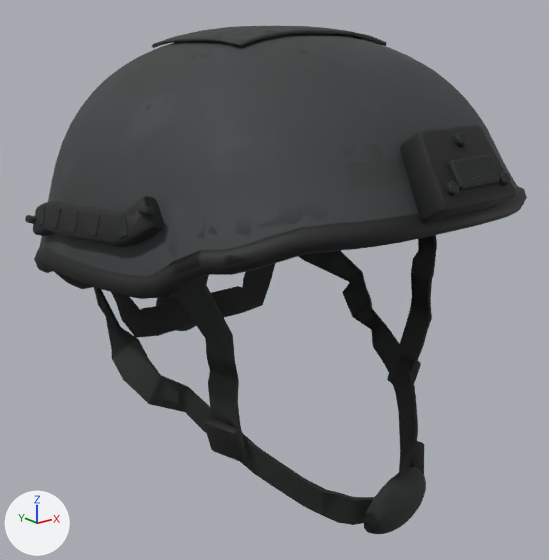
Before and after pictures for a commit that changed the glTF model raid/assets/gear/t3/gear_helmet_t3.gltf.
The view is the same before and after, from a 50 mm camera at (-0.248, -0.362, 1.569) aimed at (-0.003, -0.055, 1.446). Lighting does not change. The marker at lower left points along +X, +Y and +Z. The older version comes first. Vertices at exactly the same position are counted once.

In view in the first picture: 'WardenHelm', 'WardenHelm_LOD1'.
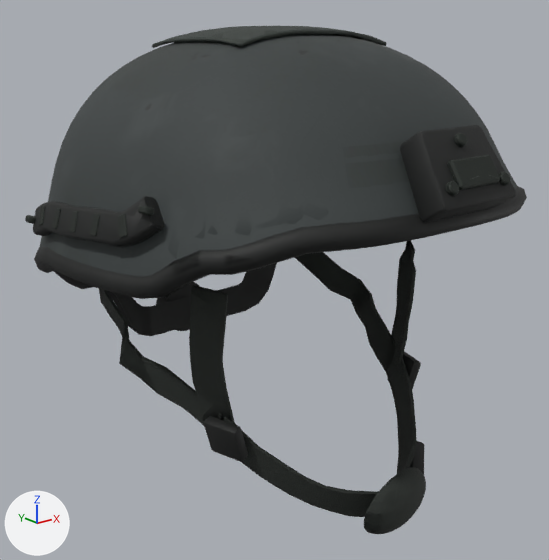
The change, as JSON lines over the scene's bpy script:
```json
{"block": "me_wardenhelm", "where": "me_wardenhelm.from_pydata(...)  # 5580 vertices, 11012 faces; spans x -0.117..0.117, y -0.183..0.077, z 1.339..1.576"}
{"block": "me_wardenhelm", "where": "# used by ob_wardenhelm; location = (0.0, 0.0, 0.0)"}
{"block": "me_wardenhelm", "change": "me_wardenhelm part 1: 343 of 5580 vertices moved; they spanned x -0.089..0.088, y -0.144..0.041, z 1.341..1.492 and now span x -0.084..0.084, y -0.144..0.04, z 1.344..1.465; mean shift (0.0, 0.003, -0.002); largest move (0.075, -0.095, 1.485) -> (0.061, -0.095, 1.454)"}
{"block": "me_wardenhelm_lod1", "where": "me_wardenhelm_lod1.from_pydata(...)  # 2276 vertices, 4404 faces; spans x -0.117..0.117, y -0.183..0.077, z 1.339..1.576"}
{"block": "me_wardenhelm_lod1", "where": "# used by ob_wardenhelm_lod1; location = (0.0, 0.0, 0.0)"}
{"block": "me_wardenhelm_lod1", "change": "me_wardenhelm_lod1 part 2: the loose piece of 67 vertices spanning x -0.066..0.067, y 0.019..0.041, z 1.393..1.447 is rebuilt with 61 vertices and now spans x -0.064..0.064, y 0.019..0.04, z 1.394..1.438"}
{"block": "me_wardenhelm_lod1", "change": "me_wardenhelm_lod1 part 3: the loose piece of 42 vertices spanning x 0.059..0.088, y -0.097..0.025, z 1.38..1.455 is rebuilt with 33 vertices and now spans x 0.06..0.084, y -0.09..0.02, z 1.384..1.45"}
{"block": "me_wardenhelm_lod1", "change": "me_wardenhelm_lod1 part 4: the loose piece of 41 vertices spanning x -0.089..-0.06, y -0.097..0.024, z 1.38..1.457 is rebuilt with 33 vertices and now spans x -0.084..-0.06, y -0.09..0.021, z 1.384..1.451"}
{"block": "me_wardenhelm_lod1", "change": "me_wardenhelm_lod1 part 5: the loose piece of 34 vertices spanning x -0.085..-0.058, y -0.108..-0.082, z 1.387..1.492 is rebuilt with 23 vertices and now spans x -0.074..-0.057, y -0.099..-0.078, z 1.39..1.465"}
{"block": "me_wardenhelm_lod1", "change": "me_wardenhelm_lod1 part 6: the loose piece of 29 vertices spanning x 0.0..0.061, y -0.144..-0.086, z 1.341..1.394 is rebuilt with 28 vertices and now spans x 0.0..0.062, y -0.144..-0.08, z 1.344..1.398"}
{"block": "me_wardenhelm_lod1", "change": "me_wardenhelm_lod1 part 7: a new loose piece of 26 vertices spanning x 0.057..0.072, y -0.097..-0.078, z 1.39..1.463, in mat_t3_webbing"}
{"block": "me_wardenhelm_lod1", "change": "me_wardenhelm_lod1 part 8: 6 vertices moved from x -0.04..-0.012, y -0.181..-0.113, z 1.352..1.516 to x -0.053..-0.012, y -0.181..-0.105, z 1.352..1.516; 83 vertices removed from x -0.105..0.112, y -0.169..-0.08, z 1.341..1.556; 72 vertices added at x -0.105..0.113, y -0.182..-0.073, z 1.344..1.558"}
```

Pixel boxes (x1, y1, x2, y2) of what changed, in the pictures (549 x 560 px; the box of a moved part takes in the faces that stretch with it):
```json
{"object": "WardenHelm_LOD1", "change": "reshaped", "before": [26, 26, 527, 534], "after": [25, 26, 527, 534]}
{"part": 1, "of": "me_wardenhelm", "change": "moved or reshaped", "before": [94, 235, 437, 522], "after": [99, 241, 416, 517]}
{"part": 2, "of": "me_wardenhelm_lod1", "change": "rebuilt", "before": [112, 263, 276, 337], "after": [109, 263, 277, 336]}
{"part": 3, "of": "me_wardenhelm_lod1", "change": "rebuilt", "before": [300, 251, 383, 344], "after": [294, 253, 396, 367]}
{"part": 4, "of": "me_wardenhelm_lod1", "change": "rebuilt", "before": [96, 288, 211, 432], "after": [99, 288, 222, 426]}
{"part": 5, "of": "me_wardenhelm_lod1", "change": "rebuilt", "before": [175, 275, 241, 428], "after": [190, 287, 235, 423]}
{"part": 6, "of": "me_wardenhelm_lod1", "change": "rebuilt", "before": [395, 365, 418, 472], "after": [386, 361, 417, 473]}
{"part": 7, "of": "me_wardenhelm_lod1", "change": "added", "after": [392, 240, 416, 367]}
{"part": 8, "of": "me_wardenhelm_lod1", "change": "moved or reshaped", "before": [127, 59, 499, 525], "after": [127, 59, 508, 522]}
```
